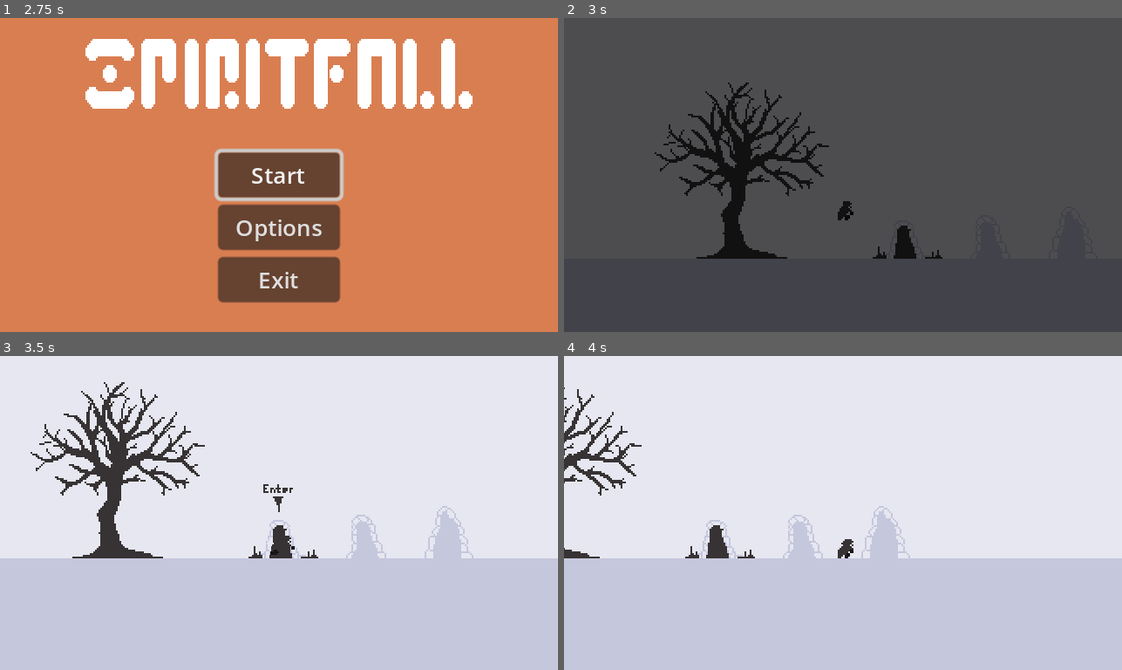
Above: before the commit, frames 1-4 (two rows, left to right).
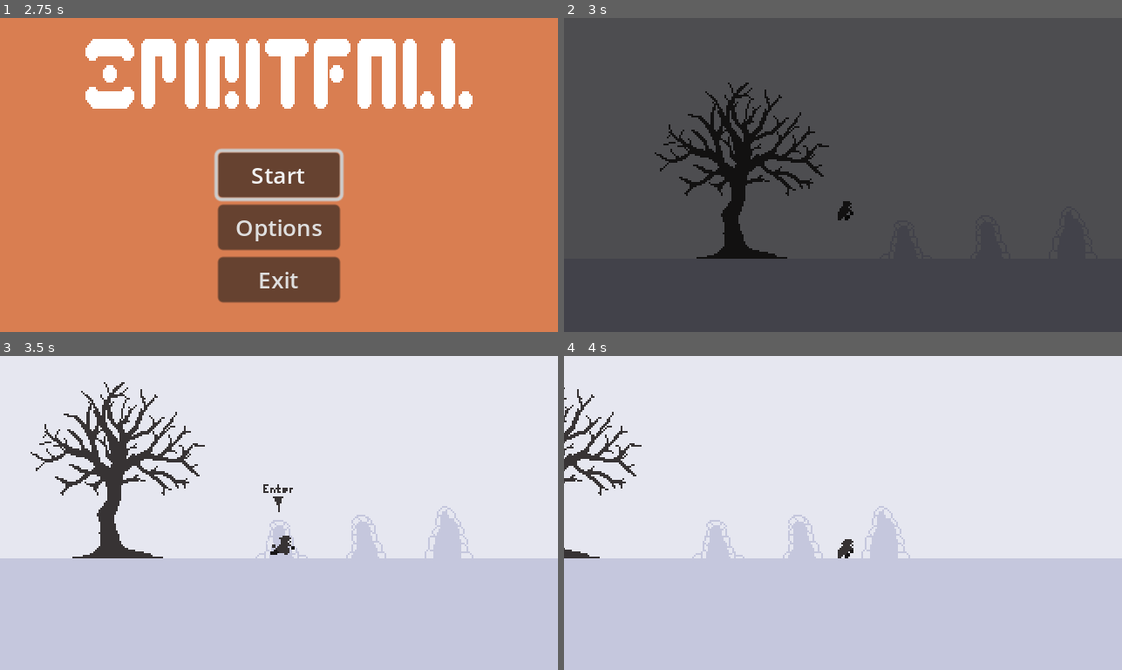
Above: after the commit, the same moments.

Repository: Gabrijel-Cobanov/SpiritFall
Game: Godot game, scene res://Scenes/Menus/MainMenu.tscn
Same seed, same stepped clock (60 frames per second), same inputs: the game is played once before the commit and once after it.
Inputs:
- Up to frame 1 (2.75 s): click "Start" at 0.5 s; click "Start" at 1.25 s; click "Options" at 2 s
- Up to frame 2 (3 s): tap Enter (ui_accept) at 2.75 s; hold D (right) from 2.78 s (still down); tap K (attack) at 2.85 s
- Up to frame 3 (3.5 s): keep holding D (right); tap J (jump) at 3.02 s
- Up to frame 4 (4 s): keep holding D (right); tap L (dash) at 3.6 s; tap J (jump) at 3.77 s

Frame 1 is identical in both runs. In frame 2, 0.4% of the frame differs, in the area x 55-68%, y 66-77%; in frame 3, 0.2%; in frame 4, 0.4%.

Commit message:
Started working on the save and load sysstem, just gotta connect it to some things and it'll work just fineeee

Diff:
--- /dev/null
+++ b/Scenes/Autoloads/SaverAndLoader.gd
@@ -0,0 +1,99 @@
+extends Node2D
+
+const SAVE_DIR = "user://saves/"
+const PLAYER_SAVE_FILE_NAME = "player_save.json"
+const GAME_SAVE_FILE_NAME = "game_save.json"
+const SECURITY_KEY = "0036540960"
+
+func _ready():
+	Verify_Save_Dir(SAVE_DIR)
+
+func Verify_Save_Dir(path):
+	DirAccess.make_dir_absolute(path)
+
+
+func Save_Game_Data(path, game_data: GameData):
+	var file = FileAccess.open_encrypted_with_pass(path, FileAccess.WRITE, SECURITY_KEY)
+	if file == null:
+		print(FileAccess.get_open_error())
+		return
+
+	var data = {
+		"game_data": {
+			"total_found_totems"	: game_data.total_found_totems,
+			"found_totem_ids"		: game_data.found_totem_ids,
+			"completed_level_ids"	: game_data.completed_level_ids
+		}
+	}
+
+	var json_string = JSON.stringify(data, "\t")
+	file.store_string(json_string)
+	file.close()
+
+
+func Load_Game_Data(path):
+	if FileAccess.file_exists(path):
+		var file = FileAccess.open_encrypted_with_pass(path, FileAccess.READ, SECURITY_KEY)
+		if file == null:
+			print(FileAccess.get_open_error())
+			return
+
+		var content = file.get_as_text()
+		file.close()
+
+		var data = JSON.parse_string(content)
+		if data == null:
+			printerr("Cannot parse %s as a json_string: (%s)" % [path, content])
+			return
+
+		var game_data =GameData.new()
+		game_data.total_found_totems = data.game_data.total_found_totems
+		game_data.found_totem_ids = data.game_data.found_totem_ids
+		game_data.completed_level_ids = data.game_data.completed_level_ids
+
+		return game_data
+
+	else:
+		printerr("Cannot open non-existent file at %s" % [path])
+		return
+
+
+func Save_Player_Data(path, player_data: PlayerData):
+	var file = FileAccess.open_encrypted_with_pass(path, FileAccess.WRITE, SECURITY_KEY)
+	if file == null:
+		print(FileAccess.get_open_error())
+		return
+
+	var data = {
+		"player_data": {
+			"max_combo_counter": player_data.max_combo_counter
+		}
+	}
+
+	var json_string = JSON.stringify(data, "\t")
+	file.store_string(json_string)
+	file.close()
+
+
+func Load_Player_Data(path):
+	if FileAccess.file_exists(path):
+		var file = FileAccess.open_encrypted_with_pass(path, FileAccess.READ, SECURITY_KEY)
+		if file == null:
+			print(FileAccess.get_open_error())
+			return
+
+		var content = file.get_as_text()
+		file.close()
+
+		var data = JSON.parse_string(content)
+		if data == null:
+			printerr("Cannot parse %s as a json_string: (%s)" % [path, content])
+			return
+
+		var player_data = PlayerData.new()
+		player_data.max_combo_counter = data.player_data.max_combo_counter
+
+		return player_data
+
+	else:
+		printerr("Cannot open non-existent file at %s" % [path])
--- /dev/null
+++ b/Scenes/Environment/Hub_tree.tscn
@@ -0,0 +1,72 @@
+[gd_scene load_steps=12 format=3 uid="uid://dqdpet1qh4mft"]
+
+[ext_resource type="Texture2D" uid="uid://dwksem2raibco" path="res://Sprites/Environments/Hub/Tree/BareTree.png" id="1_4phkp"]
+[ext_resource type="Script" path="res://Scripts/Environment behavior Scripts/HubTree.gd" id="2_3qbgt"]
+[ext_resource type="Texture2D" uid="uid://bf7gab2l6t2nq" path="res://Sprites/Environments/Hub/Tree/Leaves1.png" id="3_ts00q"]
+[ext_resource type="Texture2D" uid="uid://g0bjwbsn82w0" path="res://Sprites/Environments/Hub/Tree/Leaves2.png" id="4_ge1ki"]
+[ext_resource type="Texture2D" uid="uid://n3qvqosd5a7e" path="res://Sprites/Environments/Hub/Tree/Leaves3.png" id="5_7p82t"]
+[ext_resource type="Texture2D" uid="uid://tlp2dn8gpnrp" path="res://Sprites/Environments/Hub/Tree/Leaves4.png" id="6_4uqnt"]
+[ext_resource type="Texture2D" uid="uid://bwijfa5ymns5k" path="res://Sprites/Environments/Hub/Tree/Leaves5.png" id="7_0fwec"]
+[ext_resource type="Texture2D" uid="uid://defb37xcbrs8c" path="res://Sprites/Environments/Hub/Tree/Leaves6.png" id="8_bp5jh"]
+[ext_resource type="Texture2D" uid="uid://ldvhr56duh0r" path="res://Sprites/Environments/Hub/Tree/Leaves7.png" id="9_gk04l"]
+[ext_resource type="Texture2D" uid="uid://b3cnthnrmplhb" path="res://Sprites/Environments/Hub/Tree/Leaves8.png" id="10_bubda"]
+[ext_resource type="Texture2D" uid="uid://diag3s58wlnot" path="res://Sprites/Environments/Hub/Tree/Leaves9.png" id="11_cechx"]
+
+[node name="BareTree" type="Sprite2D"]
+position = Vector2(-12, -40)
+texture = ExtResource("1_4phkp")
+script = ExtResource("2_3qbgt")
+
+[node name="Leaves1" type="Sprite2D" parent="."]
+visible = false
+z_index = 2
+position = Vector2(11, -11)
+texture = ExtResource("3_ts00q")
+
+[node name="Leaves2" type="Sprite2D" parent="."]
+visible = false
+z_index = 2
+position = Vector2(-3, -4)
+texture = ExtResource("4_ge1ki")
+
+[node name="Leaves3" type="Sprite2D" parent="."]
+visible = false
+z_index = 2
+position = Vector2(-23, -4)
+texture = ExtResource("5_7p82t")
+
+[node name="Leaves4" type="Sprite2D" parent="."]
+visible = false
+z_index = 2
+position = Vector2(-25, -9)
+texture = ExtResource("6_4uqnt")
+
+[node name="Leaves5" type="Sprite2D" parent="."]
+visible = false
+z_index = 2
+position = Vector2(8, -19)
+texture = ExtResource("7_0fwec")
+
+[node name="Leaves6" type="Sprite2D" parent="."]
+visible = false
+z_index = 2
+position = Vector2(9, -22)
+texture = ExtResource("8_bp5jh")
+
+[node name="Leaves7" type="Sprite2D" parent="."]
+visible = false
+z_index = 2
+position = Vector2(1, -32)
+texture = ExtResource("9_gk04l")
+
+[node name="Leaves8" type="Sprite2D" parent="."]
+visible = false
+z_index = 2
+position = Vector2(1, -43)
+texture = ExtResource("10_bubda")
+
+[node name="Leaves9" type="Sprite2D" parent="."]
+visible = false
+z_index = 2
+position = Vector2(-2, -22)
+texture = ExtResource("11_cechx")
--- a/Scenes/Levels/HubWorld.tscn
+++ b/Scenes/Levels/HubWorld.tscn
@@ -1,30 +1,35 @@
-[gd_scene load_steps=31 format=3 uid="uid://dhseq4s88acpo"]
+[gd_scene load_steps=21 format=3 uid="uid://dhseq4s88acpo"]
 
 [ext_resource type="Texture2D" uid="uid://bxqwgdpt6kk2n" path="res://Sprites/Environments/Hub/FloorTile.png" id="1_3uueb"]
 [ext_resource type="PackedScene" uid="uid://c51ndw76c0wfo" path="res://Scenes/Menus/PauseMenu.tscn" id="1_u4gb1"]
 [ext_resource type="Texture2D" uid="uid://drdldyqikub3a" path="res://Sprites/Environments/Hub/BackgroundTile.png" id="2_4fsq0"]
 [ext_resource type="Texture2D" uid="uid://cq1kidpmene4m" path="res://Sprites/Environments/Hub/Door1Inactive.png" id="3_l0do4"]
-[ext_resource type="Script" path="res://Scripts/Environment behavior Scripts/Doors.gd" id="4_ipj22"]
 [ext_resource type="Texture2D" uid="uid://bmgshiwyvvqf0" path="res://Sprites/Environments/Hub/Door2Inactive.png" id="4_ygsgf"]
+[ext_resource type="PackedScene" uid="uid://dqdpet1qh4mft" path="res://Scenes/Environment/Hub_tree.tscn" id="5_hrp18"]
 [ext_resource type="Texture2D" uid="uid://ciouvwogpnkfe" path="res://Sprites/Environments/Hub/Door3Inactive.png" id="5_pcm0s"]
 [ext_resource type="Texture2D" uid="uid://cs1hx8xupx1bb" path="res://Sprites/Environments/Hub/Door1Active.png" id="6_rkocf"]
 [ext_resource type="Texture2D" uid="uid://c6xtbh0o3710k" path="res://Sprites/Environments/Hub/Door2Active.png" id="7_s38an"]
 [ext_resource type="Texture2D" uid="uid://dk8yjl451lqcd" path="res://Sprites/Environments/Hub/Door3Active.png" id="8_paqgt"]
-[ext_resource type="Texture2D" uid="uid://dwksem2raibco" path="res://Sprites/Environments/Hub/Tree/BareTree.png" id="9_rdppc"]
-[ext_resource type="Texture2D" uid="uid://bf7gab2l6t2nq" path="res://Sprites/Environments/Hub/Tree/Leaves1.png" id="10_5icns"]
-[ext_resource type="Texture2D" uid="uid://g0bjwbsn82w0" path="res://Sprites/Environments/Hub/Tree/Leaves2.png" id="11_us0kc"]
-[ext_resource type="Script" path="res://Scripts/Environment behavior Scripts/HubTree.gd" id="12_dtsbv"]
-[ext_resource type="Texture2D" uid="uid://n3qvqosd5a7e" path="res://Sprites/Environments/Hub/Tree/Leaves3.png" id="12_vfa5o"]
-[ext_resource type="Texture2D" uid="uid://tlp2dn8gpnrp" path="res://Sprites/Environments/Hub/Tree/Leaves4.png" id="13_dq5lk"]
-[ext_resource type="Texture2D" uid="uid://bwijfa5ymns5k" path="res://Sprites/Environments/Hub/Tree/Leaves5.png" id="14_ugbvw"]
-[ext_resource type="Texture2D" uid="uid://defb37xcbrs8c" path="res://Sprites/Environments/Hub/Tree/Leaves6.png" id="15_emggu"]
-[ext_resource type="Texture2D" uid="uid://ldvhr56duh0r" path="res://Sprites/Environments/Hub/Tree/Leaves7.png" id="16_4ub5p"]
-[ext_resource type="Texture2D" uid="uid://b3cnthnrmplhb" path="res://Sprites/Environments/Hub/Tree/Leaves8.png" id="17_2odls"]
-[ext_resource type="Texture2D" uid="uid://diag3s58wlnot" path="res://Sprites/Environments/Hub/Tree/Leaves9.png" id="18_cmow6"]
 [ext_resource type="Script" path="res://Scripts/Environment behavior Scripts/HubLoop.gd" id="19_3uy75"]
 [ext_resource type="PackedScene" uid="uid://blys5rjfktt1i" path="res://Scenes/Player/player.tscn" id="20_ab2ys"]
 [ext_resource type="Script" path="res://Scripts/Environment behavior Scripts/DoorLevelTransition.gd" id="22_dqqpb"]
 [ext_resource type="PackedScene" uid="uid://dqduw1weaq6mr" path="res://Scenes/UI/EnterLevelPointer.tscn" id="23_w1npr"]
+
+[sub_resource type="GDScript" id="GDScript_4i7wi"]
+script/source = "extends Node2D
+
+@onready var bare_tree = $BareTree
+
+
+# Called when the node enters the scene tree for the first time.
+func _ready():
+	pass # Replace with function body.
+
+
+# Called every frame. 'delta' is the elapsed time since the previous frame.
+func _process(delta):
+	pass
+"
 
 [sub_resource type="TileSetAtlasSource" id="TileSetAtlasSource_m8b0l"]
 texture = ExtResource("1_3uueb")
@@ -54,6 +59,7 @@
 size = Vector2(177, 231)
 
 [node name="HubWorld" type="Node2D"]
+script = SubResource("GDScript_4i7wi")
 
 [node name="UI" type="CanvasLayer" parent="."]
 
@@ -68,70 +74,12 @@
 layer_1/name = "Background"
 layer_1/tile_data = PackedInt32Array(-2949194, 1, 0, -2883658, 1, 0, -2818122, 1, 0, -2752586, 1, 0, -2687050, 1, 0, -2 …(121676 unchanged characters)…
 
-[node name="BareTree" type="Sprite2D" parent="."]
-position = Vector2(-12, -40)
-texture = ExtResource("9_rdppc")
-script = ExtResource("12_dtsbv")
-
-[node name="Leaves1" type="Sprite2D" parent="BareTree"]
-visible = false
-z_index = 2
-position = Vector2(11, -11)
-texture = ExtResource("10_5icns")
-
-[node name="Leaves2" type="Sprite2D" parent="BareTree"]
-visible = false
-z_index = 2
-position = Vector2(-3, -4)
-texture = ExtResource("11_us0kc")
-
-[node name="Leaves3" type="Sprite2D" parent="BareTree"]
-visible = false
-z_index = 2
-position = Vector2(-23, -4)
-texture = ExtResource("12_vfa5o")
-
-[node name="Leaves4" type="Sprite2D" parent="BareTree"]
-visible = false
-z_index = 2
-position = Vector2(-25, -9)
-texture = ExtResource("13_dq5lk")
-
-[node name="Leaves5" type="Sprite2D" parent="BareTree"]
-visible = false
-z_index = 2
-position = Vector2(8, -19)
-texture = ExtResource("14_ugbvw")
-
-[node name="Leaves6" type="Sprite2D" parent="BareTree"]
-visible = false
-z_index = 2
-position = Vector2(9, -22)
-texture = ExtResource("15_emggu")
-
-[node name="Leaves7" type="Sprite2D" parent="BareTree"]
-visible = false
-z_index = 2
-position = Vector2(1, -32)
-texture = ExtResource("16_4ub5p")
-
-[node name="Leaves8" type="Sprite2D" parent="BareTree"]
-visible = false
-z_index = 2
-position = Vector2(1, -43)
-texture = ExtResource("17_2odls")
-
-[node name="Leaves9" type="Sprite2D" parent="BareTree"]
-visible = false
-z_index = 2
-position = Vector2(-2, -22)
-texture = ExtResource("18_cmow6")
+[node name="HubTree" parent="." instance=ExtResource("5_hrp18")]
 
 [node name="Doors" type="Node2D" parent="."]
 
 [node name="Doors_visuals" type="Node2D" parent="Doors"]
 position = Vector2(-24, 0)
-script = ExtResource("4_ipj22")
 
 [node name="Door1Inactive" type="Sprite2D" parent="Doors/Doors_visuals"]
 position = Vector2(104, -8)
--- a/Scripts/Environment behavior Scripts/HubTree.gd
+++ b/Scripts/Environment behavior Scripts/HubTree.gd
@@ -1,4 +1,5 @@
 extends Sprite2D
+class_name HubTree
 
 @onready var l1 = $Leaves1
 @onready var l2 = $Leaves2
@@ -14,6 +15,11 @@
 var num_of_found_secrets: int = 0
 # Called when the node enters the scene tree for the first time.
 func _ready():
+	print(SaverAndLoader.SAVE_DIR + SaverAndLoader.GAME_SAVE_FILE_NAME)
+	var game_data: GameData = SaverAndLoader.Load_Game_Data(SaverAndLoader.SAVE_DIR + SaverAndLoader.GAME_SAVE_FILE_NAME)
+	if game_data:
+		num_of_found_secrets = game_data.total_found_totems
+
 	var leaves_array = [l1, l2, l3, l4, l5, l6, l7, l8]
 	if num_of_found_secrets == 0:
 		pass
--- /dev/null
+++ b/Scripts/Save Data/GameData.gd
@@ -0,0 +1,6 @@
+extends Node
+class_name GameData
+
+@export var total_found_totems: int = 0
+@export var found_totem_ids = [0, 0, 0, 0, 0, 0, 0, 0, 0]
+@export var completed_level_ids = [0, 0, 0]
--- /dev/null
+++ b/Scripts/Save Data/PlayerData.gd
@@ -0,0 +1,4 @@
+extends Node2D
+class_name PlayerData
+
+var max_combo_counter:int = 2
--- a/project.godot
+++ b/project.godot
@@ -20,12 +20,13 @@
 SceneTransitionManager="*res://Scenes/Autoloads/SceneTransitionManager.tscn"
 GlobalSignalBus="*res://Scenes/Autoloads/GlobalSignalBus.gd"
 VFXmanager="*res://Scenes/Autoloads/VFXmanager.tscn"
+SaverAndLoader="*res://Scenes/Autoloads/SaverAndLoader.gd"
 
 [display]
 
 window/size/viewport_width=320
 window/size/viewport_height=180
-window/size/mode=2
+window/size/mode=4
 window/stretch/mode="canvas_items"
 window/stretch/aspect="keep_width"
 window/stretch/scale_mode="integer"
